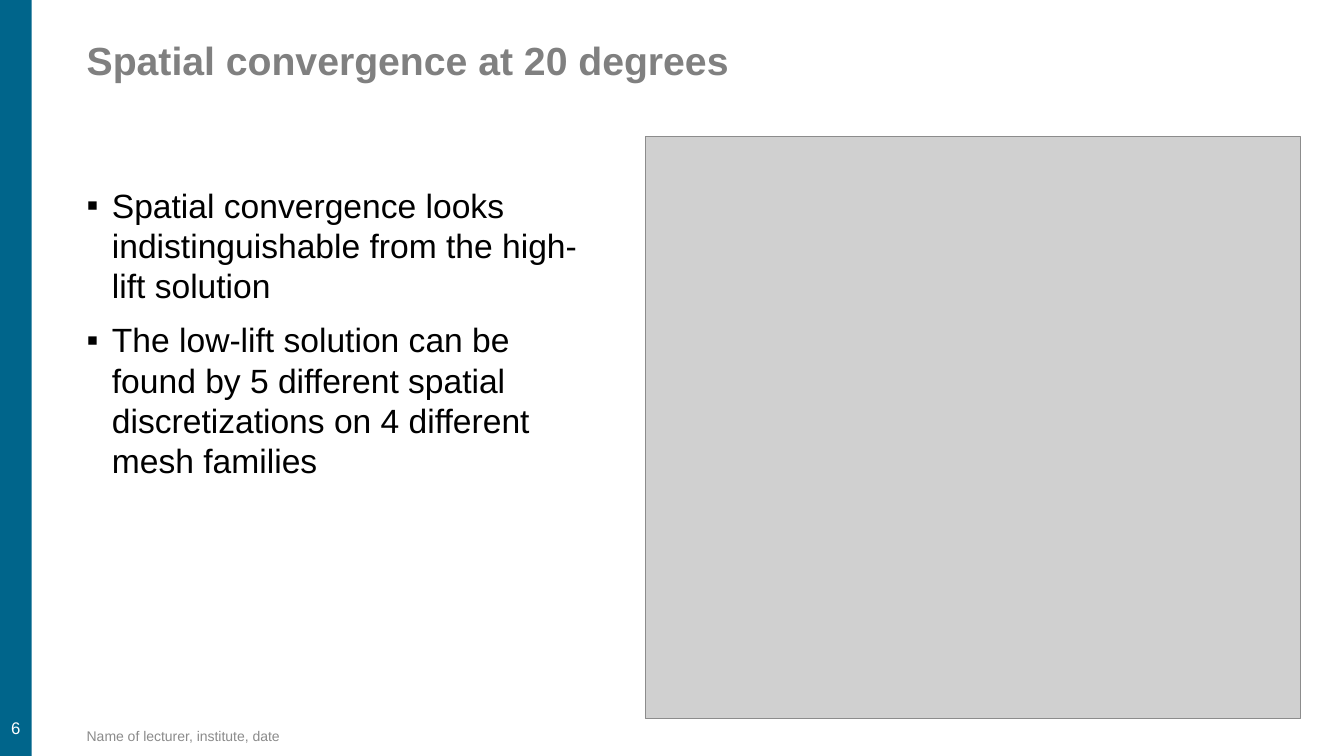
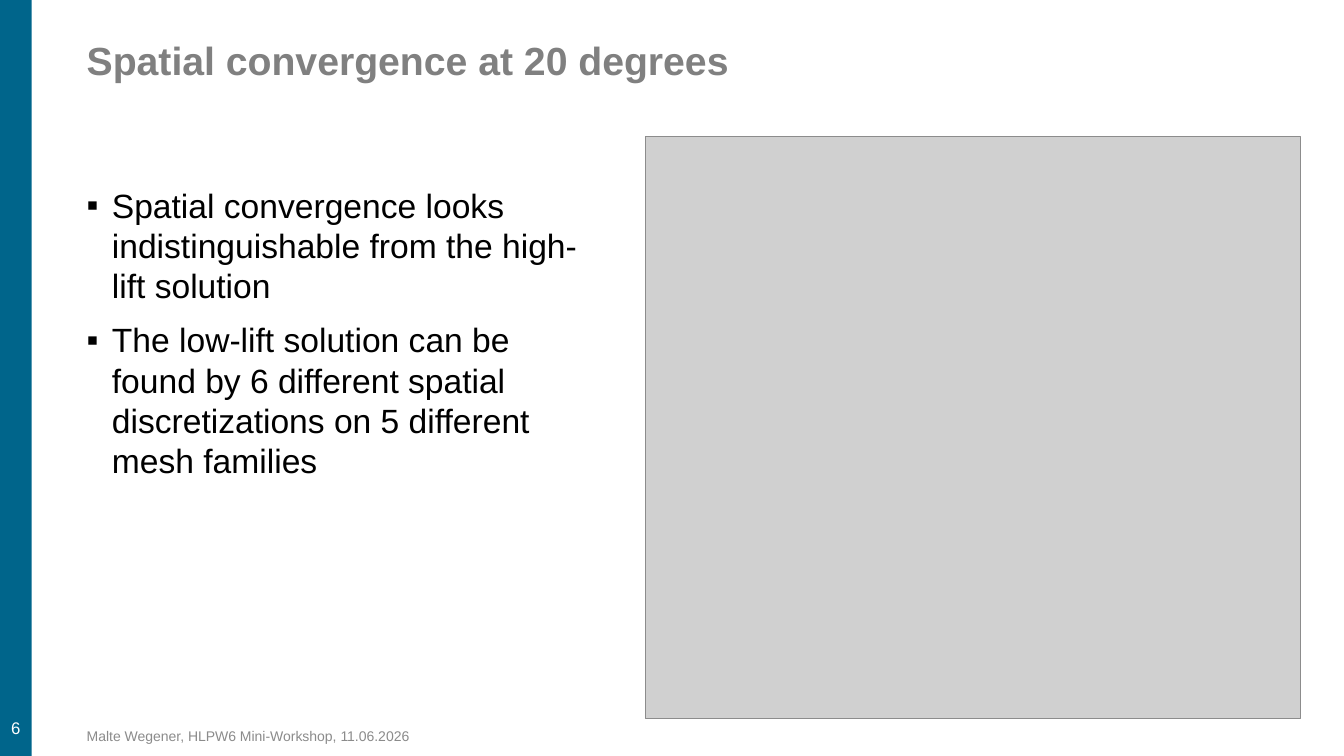
Before and after one commit to HiLiftPW-Committee/HLPW6-RANS-MULTI-SOLN, a slide deck: slide 6 of Vision.pptx. Drawn at 1344x756 pixels with LibreOffice and Linux fonts; fonts in the diff are those of the drawing; grey boxes stand for pictures; background and template pictures are left out. Boxes give left, top, right and bottom in pixels: in the first picture for what was removed or moved away, otherwise in the second. Text is boxed around its words. In the diff, an @@ line names an element or a change of style, - is before the commit and + after.

Commit message:
Update Slides

```diff
--- a/Vision.pptx
+++ b/Vision.pptx
@@ text at [112, 327, 530, 474]: text changed @@
-▪ The low-lift solution can be found by 5 different spatial discretizations on 4 different mesh families
+▪ The low-lift solution can be found by 6 different spatial discretizations on 5 different mesh families
@@ text at [87, 731, 410, 744]: text changed @@
-Name of lecturer, institute, date
+Malte Wegener, HLPW6 Mini-Workshop, 11.06.2026
```
Also in this commit, not shown: 7 other slides changed.
